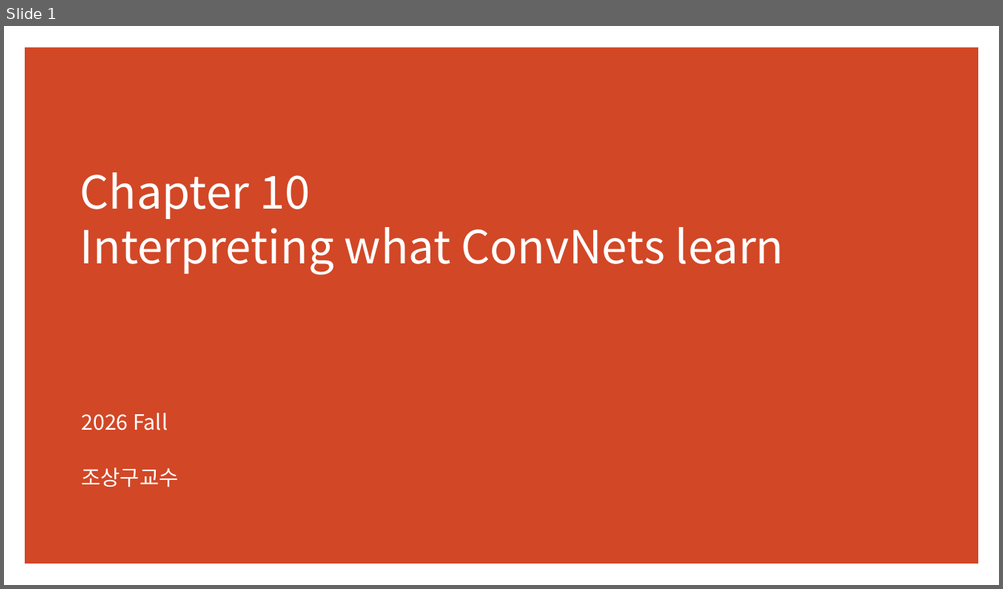
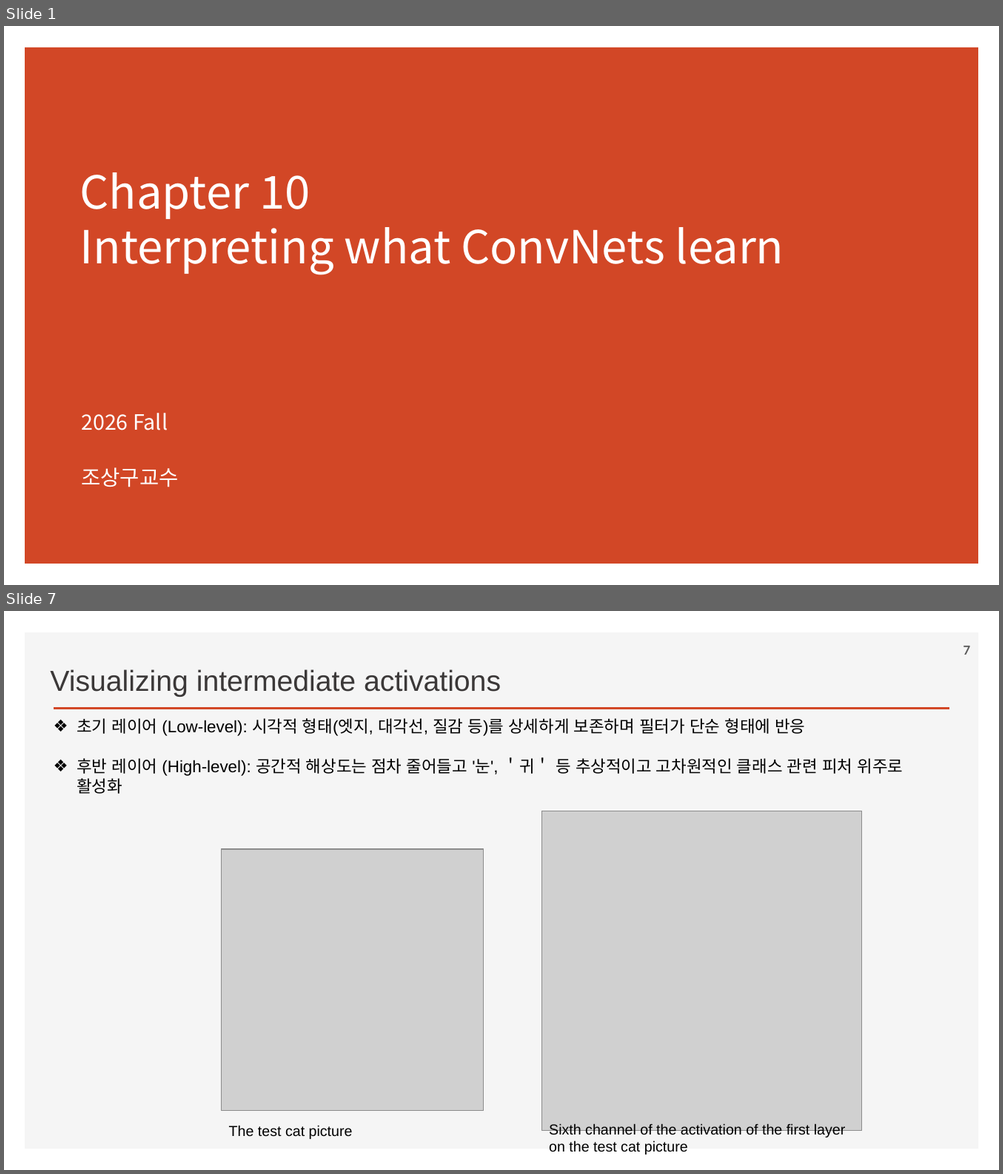
Before and after one commit to ancestor9/2026_Fall_Deep-Learning-with-Python, a slide deck: Chapter 10 Interpreting what ConvNets learn.pptx. Shown one above the other, each under a label of ours: slide 1 before the commit, slides 1 and 7 after it; the slides between them are not shown. The pictures are 1003x589 and 1003x1174 pixels, drawn with LibreOffice and Linux fonts; fonts in the diff are those of the drawing; grey boxes stand for pictures; background and template pictures are left out. Boxes give left, top, right and bottom in pixels: in the first picture for what was removed or moved away, otherwise in the second. Text is boxed around its words. In the diff, an @@ line names an element or a change of style, - is before the commit and + after.

```diff
--- a/Chapter 10 Interpreting what ConvNets learn.pptx
+++ b/Chapter 10 Interpreting what ConvNets learn.pptx
@@ slide 7 added at (4, 611, 999, 1170), background #FFFFFF @@
@@ rectangle added at (25, 632, 979, 1150), fill #F5F5F5 @@
@@ page number added at (963, 646, 970, 655), 12 pt, text #595959, bold @@
+7
@@ text added at (50, 669, 501, 697), 28 pt, text #3B3838 @@
+Visualizing intermediate activations
@@ line added from (54, 709) to (949, 709), #D24726 2 pt @@
@@ text added at (77, 718, 903, 794), 16 pt, text #000000 @@
+❖ 초기 레이어 (Low-level): 시각적 형태(엣지, 대각선, 질감 등)를 상세하게 보존하며 필터가 단순 형태에 반응
+❖ 후반 레이어 (High-level): 공간적 해상도는 점차 줄어들고 '눈', ＇귀＇ 등 추상적이고 고차원적인 클래스 관련 피처 위주로 활성화
@@ picture added at (542, 811, 862, 1131) @@
@@ picture added at (222, 850, 484, 1112) @@
@@ text added at (229, 1125, 353, 1139), 14 pt, text #000000 @@
+The test cat picture
@@ text added at (549, 1124, 845, 1155), 14 pt, text #000000 @@
+Sixth channel of the activation of the first layer on the test cat picture
```
Also in this commit, not shown: 7 slides changed, 5 other slides added.
